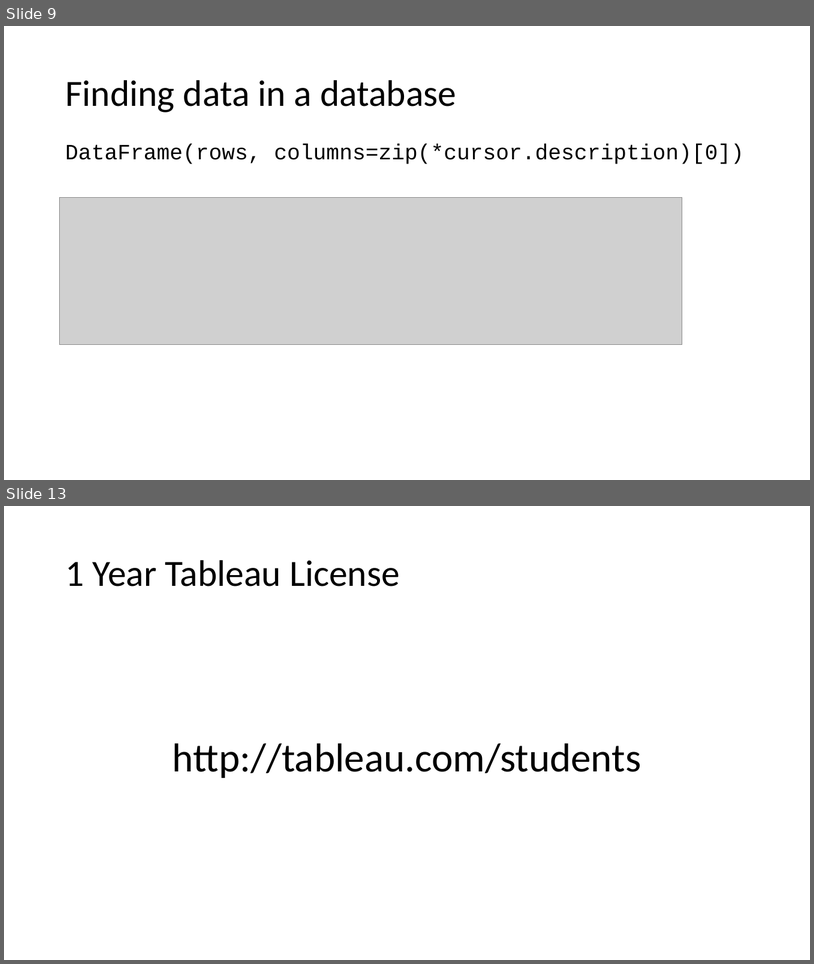
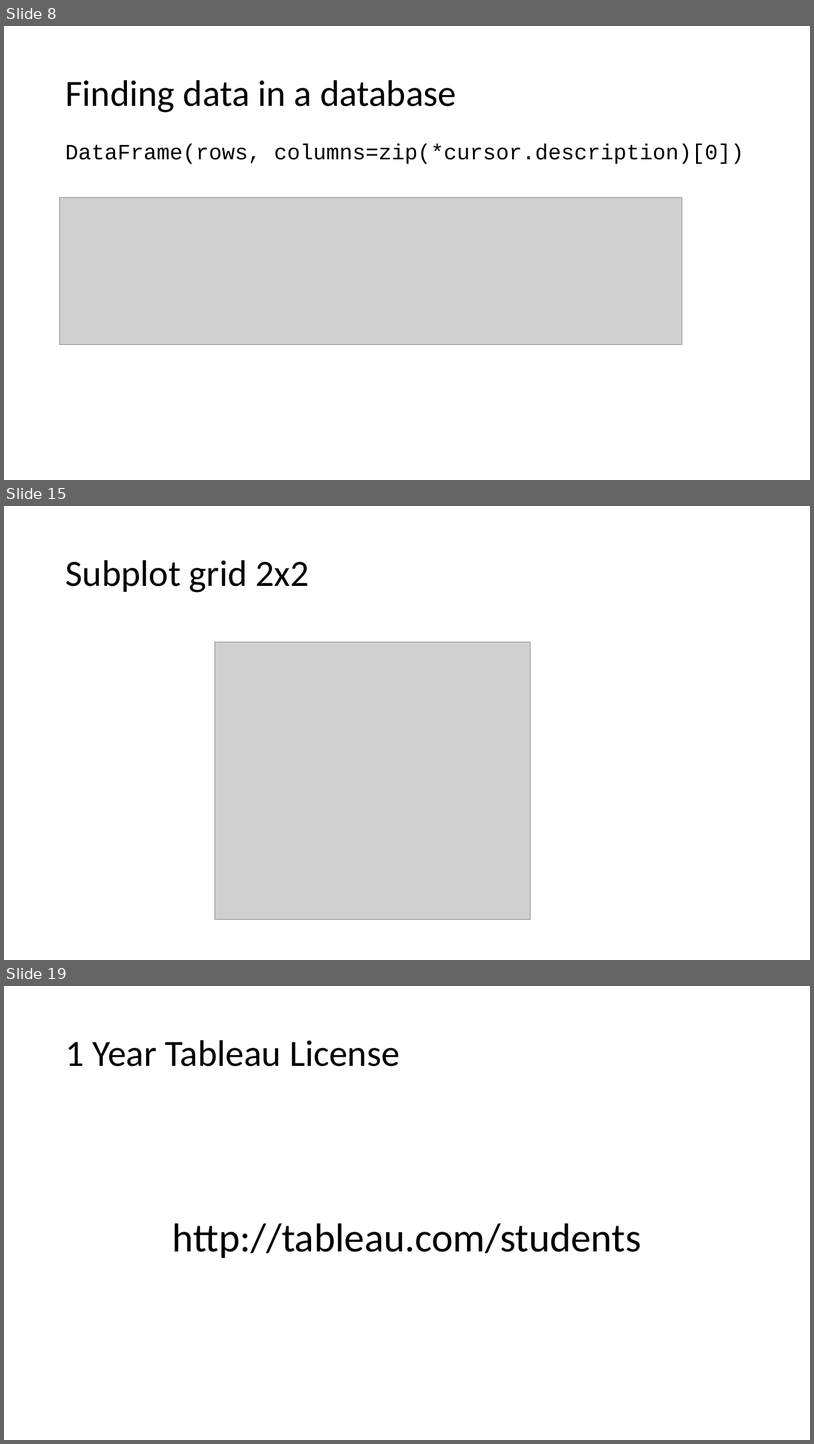
Before and after one commit to philmui/datascience, a slide deck: lecture04.visualization/lecture04.db.viz.pptx. Shown one above the other, each under a label of ours: slides 9 and 13 before the commit, slides 8, 15 and 19 after it; the slides between them are not shown. The pictures are 814x964 and 814x1444 pixels, drawn with LibreOffice and Linux fonts; fonts in the diff are those of the drawing; grey boxes stand for pictures. Boxes give left, top, right and bottom in pixels: in the first picture for what was removed or moved away, otherwise in the second. Text is boxed around its words. In the diff, an @@ line names an element or a change of style, - is before the commit and + after.

```diff
--- a/lecture04.visualization/lecture04.db.viz.pptx
+++ b/lecture04.visualization/lecture04.db.viz.pptx
@@ slide 15 added at <box>4,506,810,960</box>, background #FFFFFF @@
@@ title added at <box>65,560,309,592</box>, 44 pt, text #000000 @@
+Subplot grid 2x2
@@ picture added at <box>215,642,530,919</box> @@
@@ what was slide 9 is now slide 8 @@
@@ what was slide 13 is now slide 19 @@
```
Also in this commit, not shown: 3 slides changed, 6 other slides added, 1 slide removed, 1 other file.
